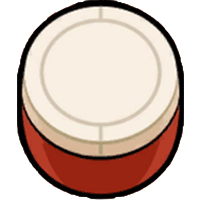
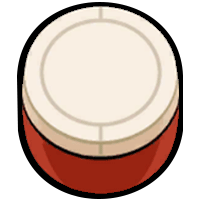
Before/after of a 200 x 200 layered artwork. What changed in the layer stack:
painted on "图层 1", unmasked it over [17, 0, 184, 200]
added layer "形状 8" over [20, 5, 180, 196]
